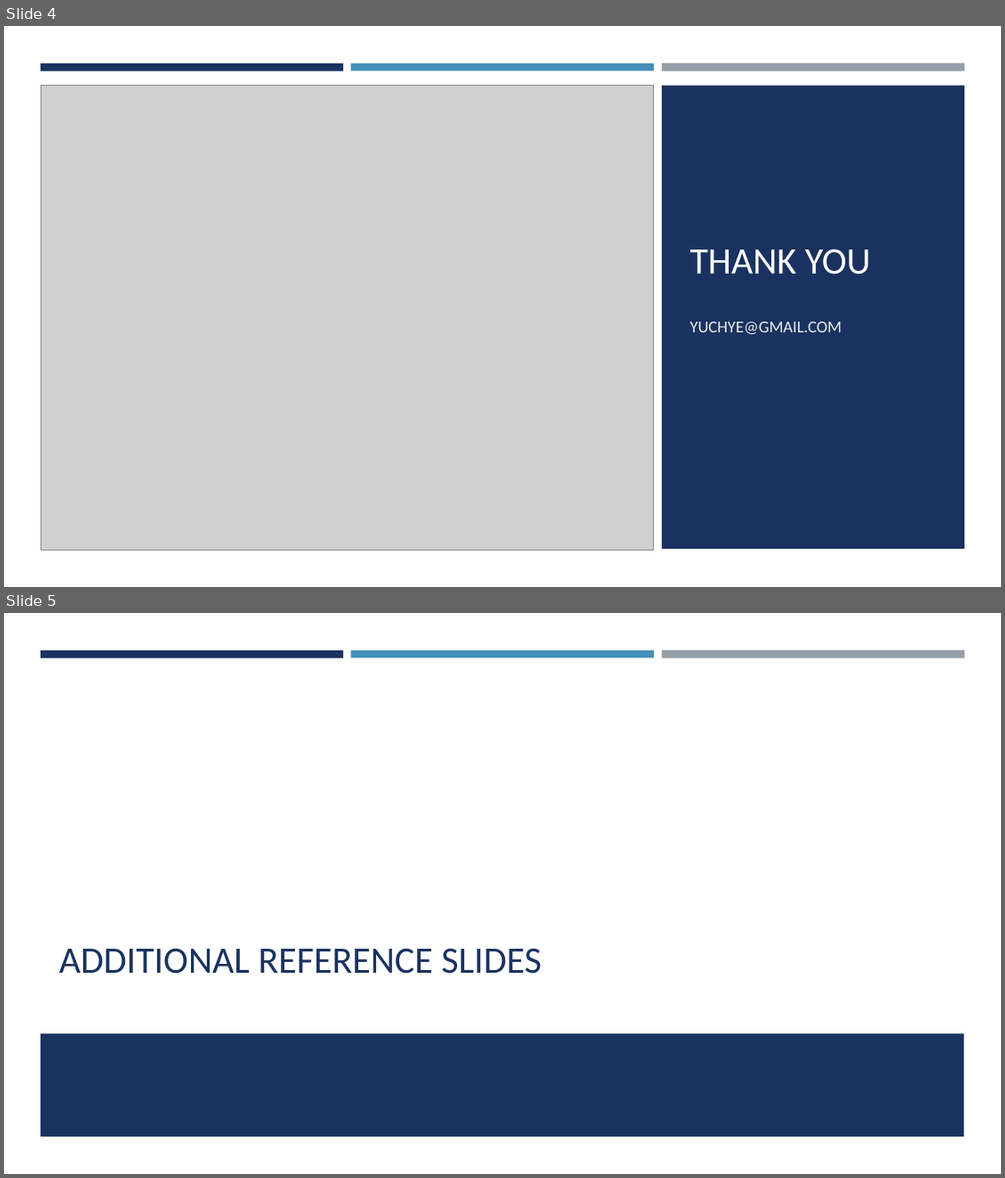
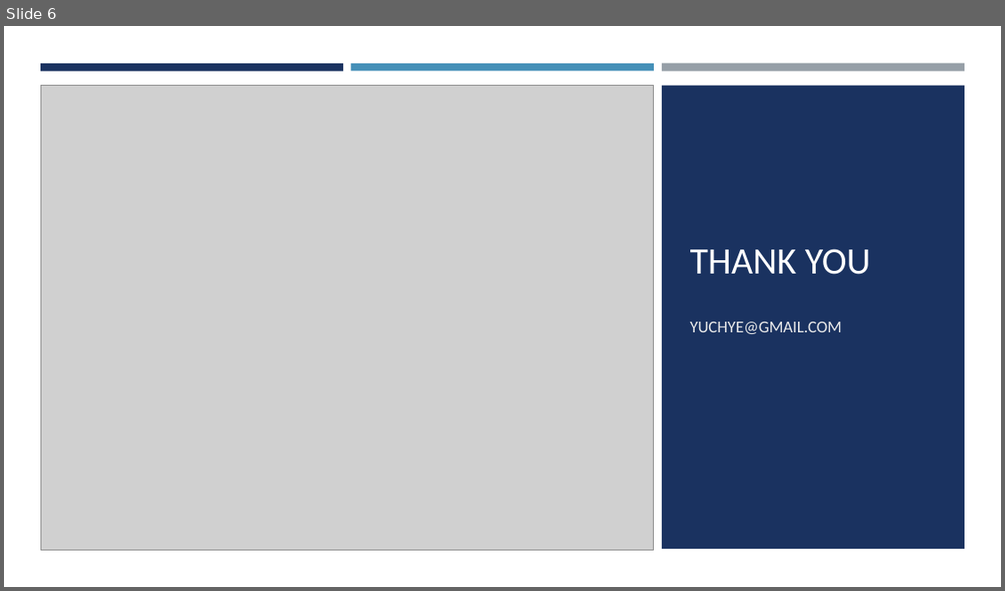
Before and after one commit to yuchye/Capstone, a slide deck: Capstone_Presentation.pptx. Shown one above the other, each under a label of ours: slides 4 and 5 before the commit, slide 6 after it. The pictures are 1005x1178 and 1005x591 pixels, drawn with LibreOffice and Linux fonts; fonts in the diff are those of the drawing; grey boxes stand for pictures. Boxes give left, top, right and bottom in pixels: in the first picture for what was removed or moved away, otherwise in the second. Text is boxed around its words. In the diff, an @@ line names an element or a change of style, - is before the commit and + after.

```diff
--- a/Capstone_Presentation.pptx
+++ b/Capstone_Presentation.pptx
@@ slide 5 removed at box(4, 613, 1001, 1174), background #FFFFFF @@
@@ rectangle removed at box(40, 650, 343, 657) @@
@@ rectangle removed at box(351, 650, 654, 657) @@
@@ rectangle removed at box(662, 650, 964, 658) @@
@@ title removed at box(59, 948, 542, 973) @@
-ADDITIONAL REFERENCE SLIDES
@@ rectangle removed at box(40, 1033, 964, 1136) @@
@@ what was slide 4 is now slide 6 @@
```
Also in this commit, not shown: 1 slide changed, 3 slides added, 3 other slides removed, 14 other files.
